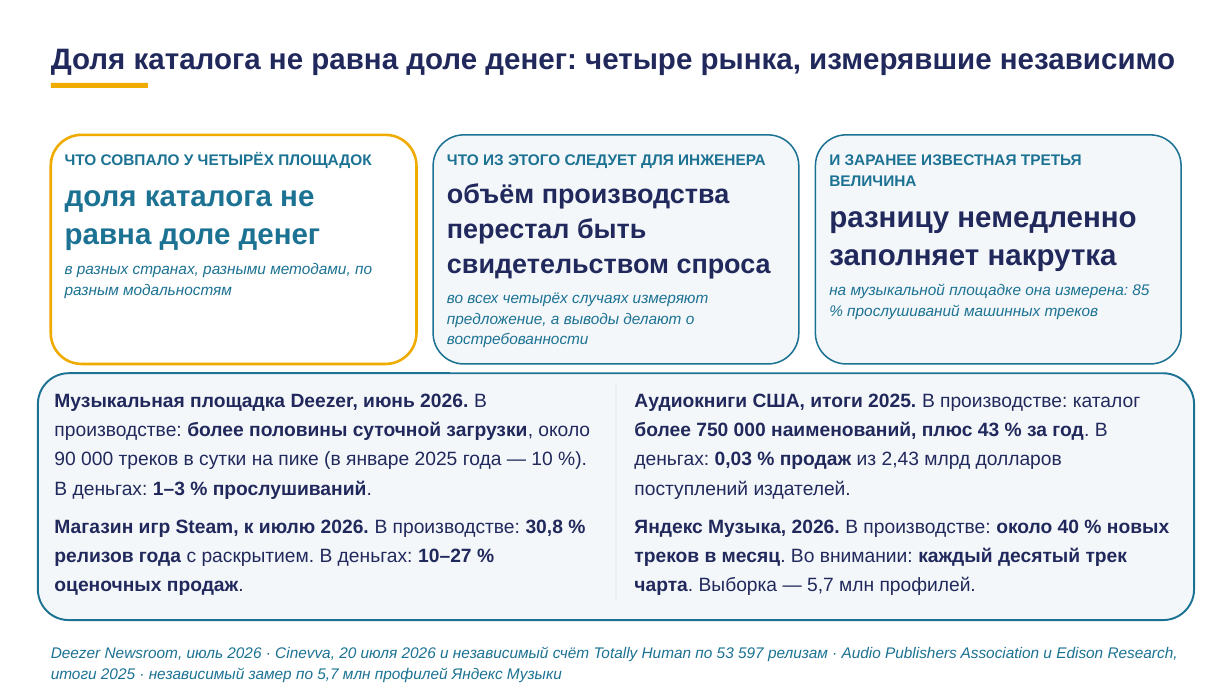
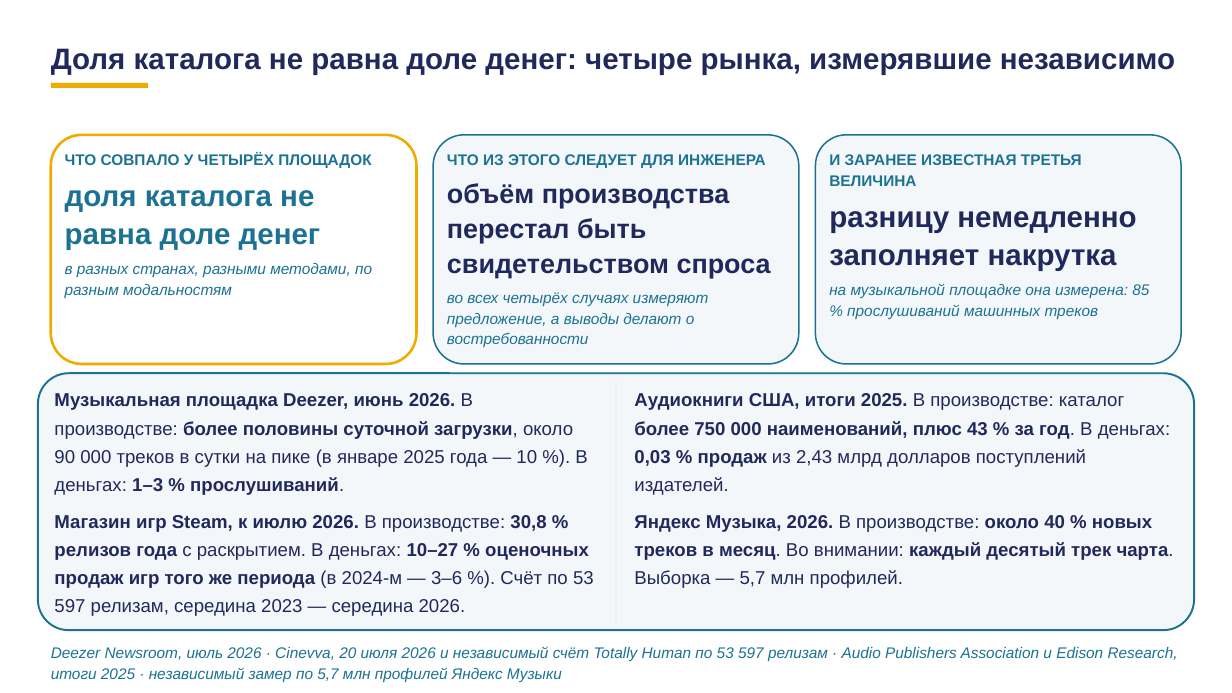
Before and after one commit to tellina-study/AI-usage-lessons, a slide deck: slide 115 of library/lectures/lec-08/rework-v5/rendered/lec-08-v5.pptx. Drawn at 1232x693 pixels with LibreOffice and Linux fonts; fonts in the diff are those of the drawing. Boxes give left, top, right and bottom in pixels: in the first picture for what was removed or moved away, otherwise in the second. Text is boxed around its words. In the diff, an @@ line names an element or a change of style, - is before the commit and + after.

```diff
--- a/library/lectures/lec-08/rework-v5/rendered/lec-08-v5.pptx
+++ b/library/lectures/lec-08/rework-v5/rendered/lec-08-v5.pptx
@@ rounded rectangle: place and size @@
-rounded rectangle at box(38, 373, 1194, 620)
+rounded rectangle at box(38, 373, 1194, 630)
@@ rounded rectangle at box(38, 373, 1194, 630): proportions changed @@
@@ rectangle: place and size @@
-rectangle at box(616, 383, 616, 602)
+rectangle at box(616, 383, 616, 624)
@@ text "Аудиокниги США, итоги 2025. В ..." at box(634, 393, 1174, 588): size 15 to 14.5 pt @@
@@ text at box(54, 393, 587, 495): size 15 to 14.5 pt in "Музыкальная площадка Deezer, июнь 2026. В производстве: ..." @@
@@ text at box(54, 515, 594, 616): text changed; size 15 to 14.5 pt; bold off @@
-Магазин игр Steam, к июлю 2026. В производстве: 30,8 % релизов года с раскрытием. В деньгах: 10–27 % оценочных продаж.
+Магазин игр Steam, к июлю 2026. В производстве: 30,8 % релизов года с раскрытием. В деньгах: 10–27 % оценочных продаж игр того же периода (в 2024-м — 3–6 %). Счёт по 53 597 релизам, середина 2023 — середина 2026.
```
Also in this commit, not shown: 8 other slides changed, 35 other files.
